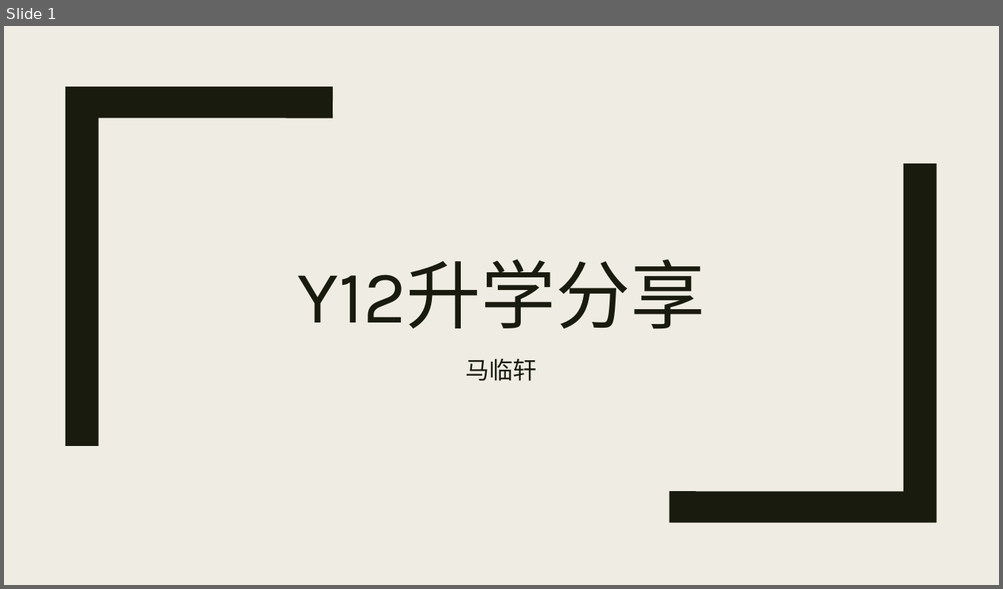
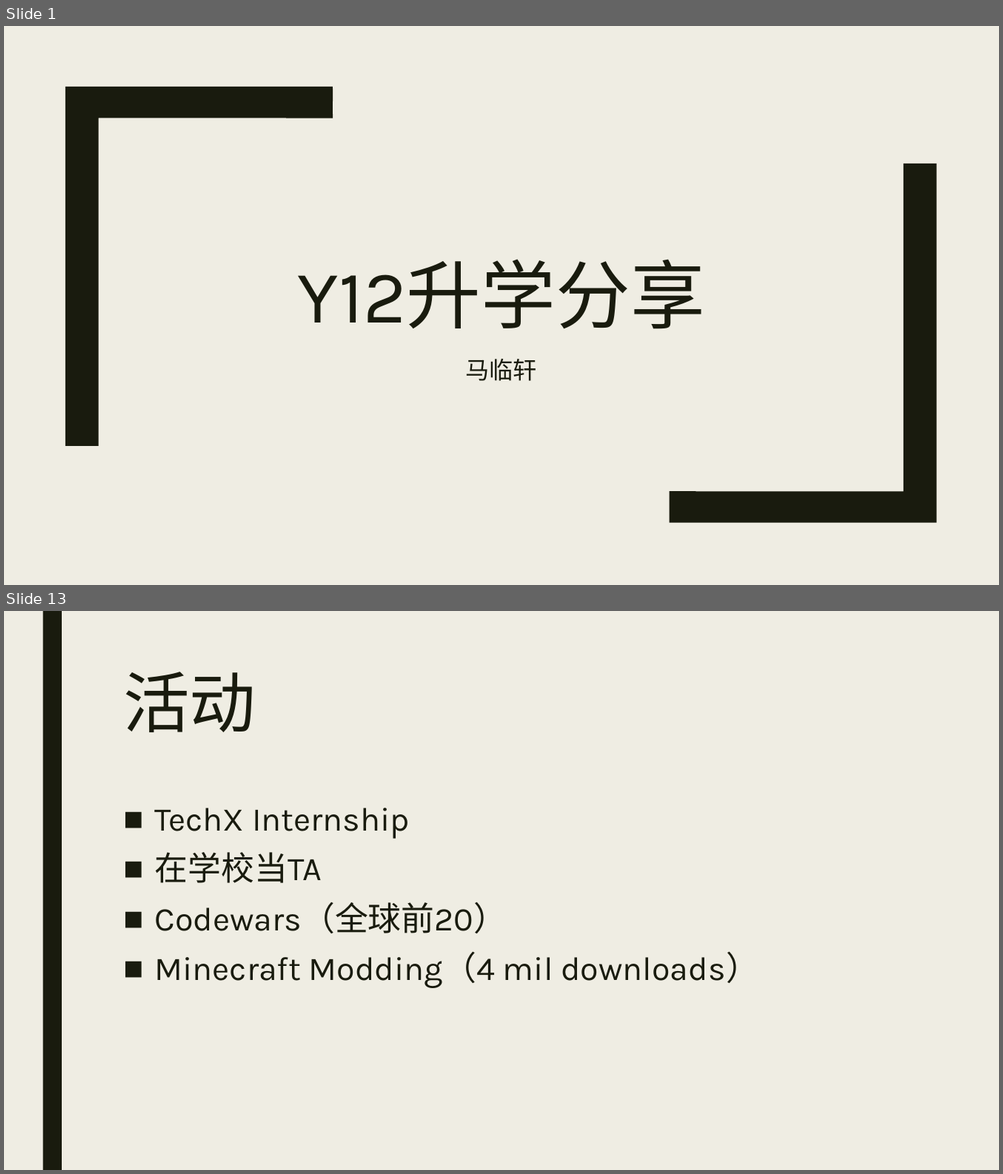
Before and after one commit to davidmaamoaix/fun-seminars, a slide deck: Presentation1.pptx. Shown one above the other, each under a label of ours: slide 1 before the commit, slides 1 and 13 after it; the slides between them are not shown. The pictures are 1003x589 and 1003x1174 pixels, drawn with LibreOffice and Linux fonts; fonts in the diff are those of the drawing. Boxes give left, top, right and bottom in pixels: in the first picture for what was removed or moved away, otherwise in the second. Text is boxed around its words. In the diff, an @@ line names an element or a change of style, - is before the commit and + after.

```diff
--- a/Presentation1.pptx
+++ b/Presentation1.pptx
@@ slide 13 added at <box>4,611,999,1170</box>, background #EFEDE3 @@
@@ rectangle added at <box>42,611,62,1170</box>, fill #191B0E @@
@@ title added at <box>123,672,256,732</box>, 64 pt, text #191B0E @@
+活动
@@ text added at <box>155,808,759,988</box>, 32 pt, text #191B0E @@
+■ TechX Internship
+■ 在学校当TA
+■ Codewars（全球前20）
+■ Minecraft Modding（4 mil downloads）
```
Also in this commit, not shown: 23 other slides added.
